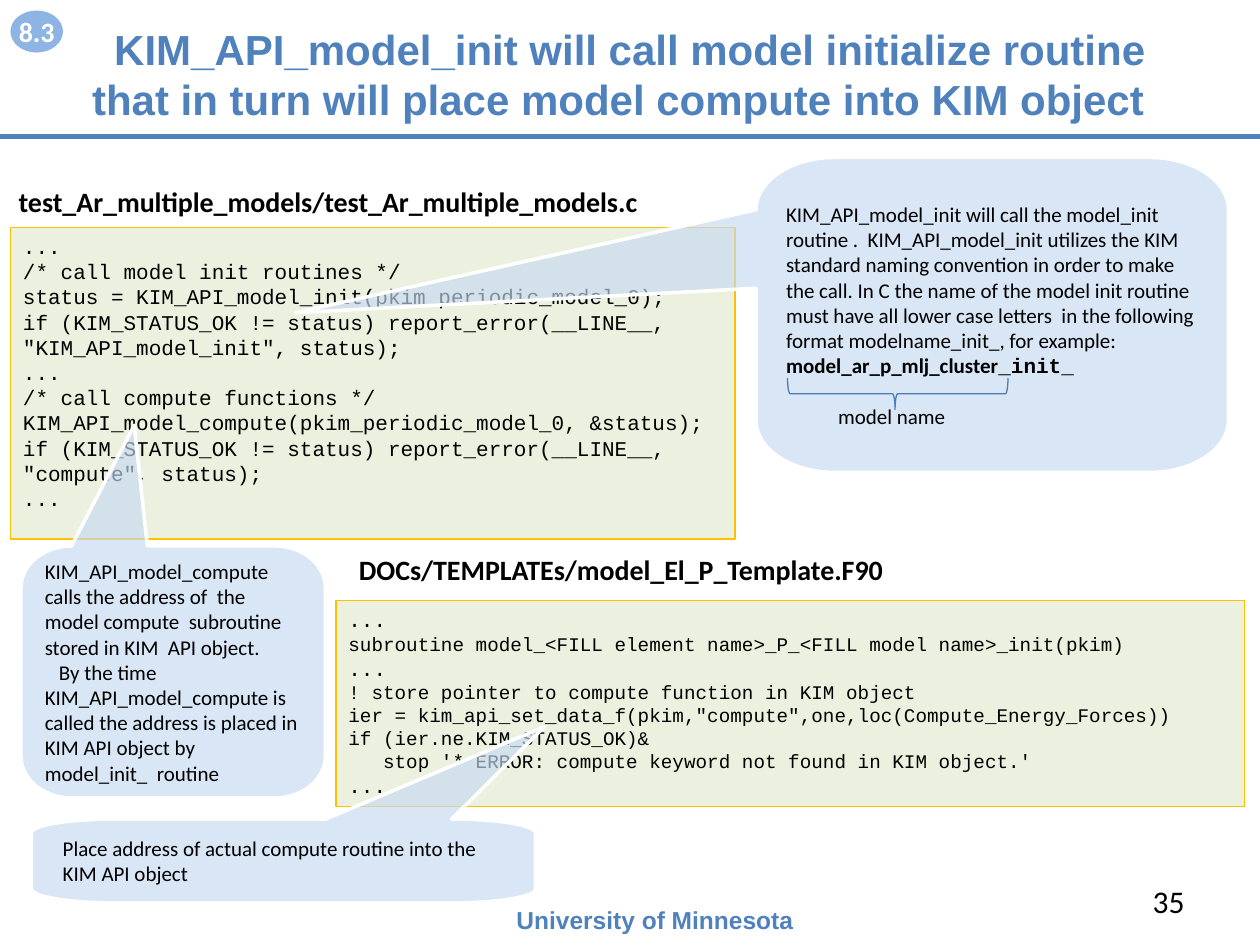
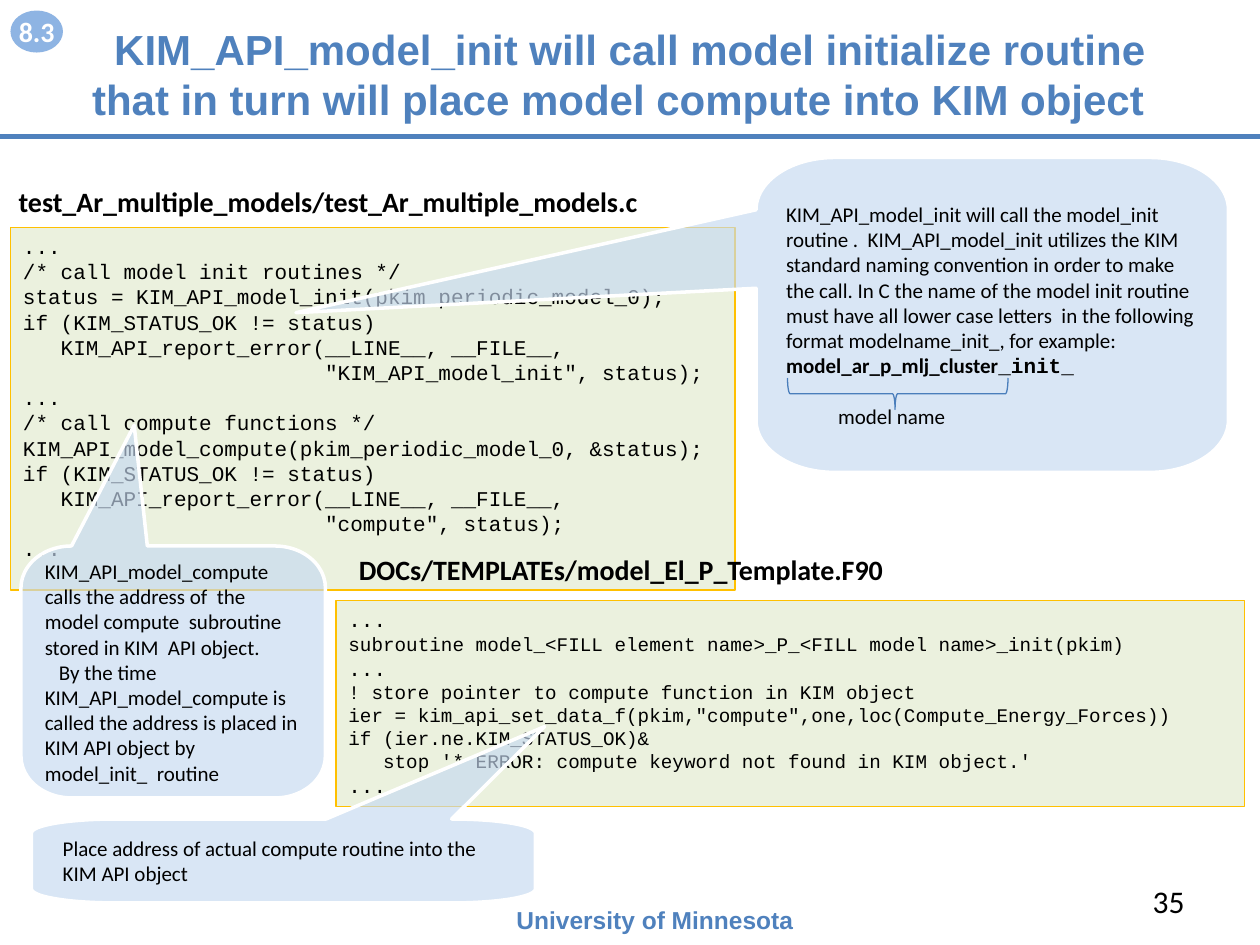
Before and after one commit to openkim/kim-api, a slide deck: slide 35 of DOCs/openkim-api-introduction.pptx. Drawn at 1260x945 pixels with LibreOffice and Linux fonts; fonts in the diff are those of the drawing. Boxes give left, top, right and bottom in pixels: in the first picture for what was removed or moved away, otherwise in the second. Text is boxed around its words. In the diff, an @@ line names an element or a change of style, - is before the commit and + after.

Commit message:
updated openkim-api-introduction.* to use KIM_API_report_error()

```diff
--- a/DOCs/openkim-api-introduction.pptx
+++ b/DOCs/openkim-api-introduction.pptx
@@ rectangle "..." resized from (x1=10, y1=227, x2=735, y2=538) to (x1=10, y1=227, x2=735, y2=590) @@
@@ text in rectangle at (x1=23, y1=315, x2=703, y2=385): text changed @@
-if (KIM_STATUS_OK != status) report_error(__LINE__, "KIM_API_model_init", status);
+if (KIM_STATUS_OK != status)
+KIM_API_report_error(__LINE__, __FILE__,
+"KIM_API_model_init", status);
@@ text in rectangle at (x1=23, y1=466, x2=565, y2=536): text changed @@
-if (KIM_STATUS_OK != status) report_error(__LINE__, "compute", status);
+if (KIM_STATUS_OK != status)
+KIM_API_report_error(__LINE__, __FILE__,
+"compute", status);
```
Also in this commit, not shown: 3 other slides changed, 1 other file.
